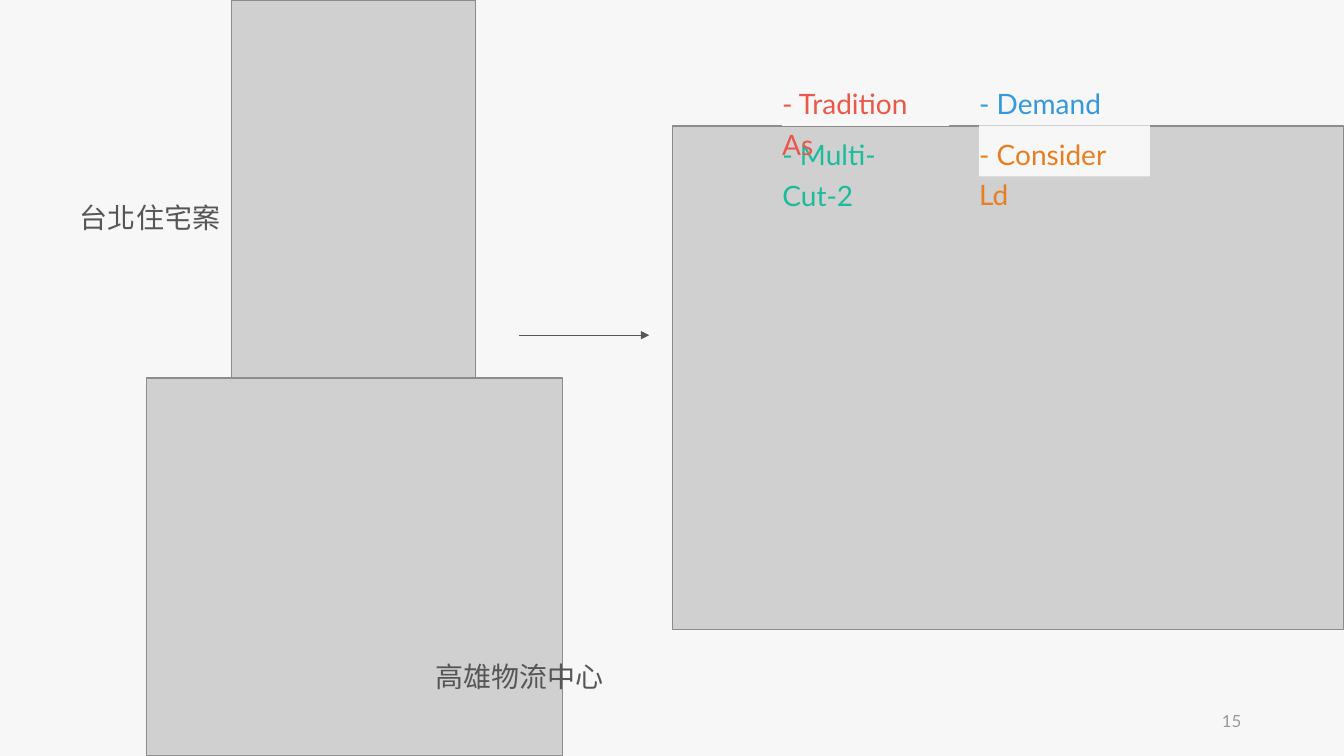
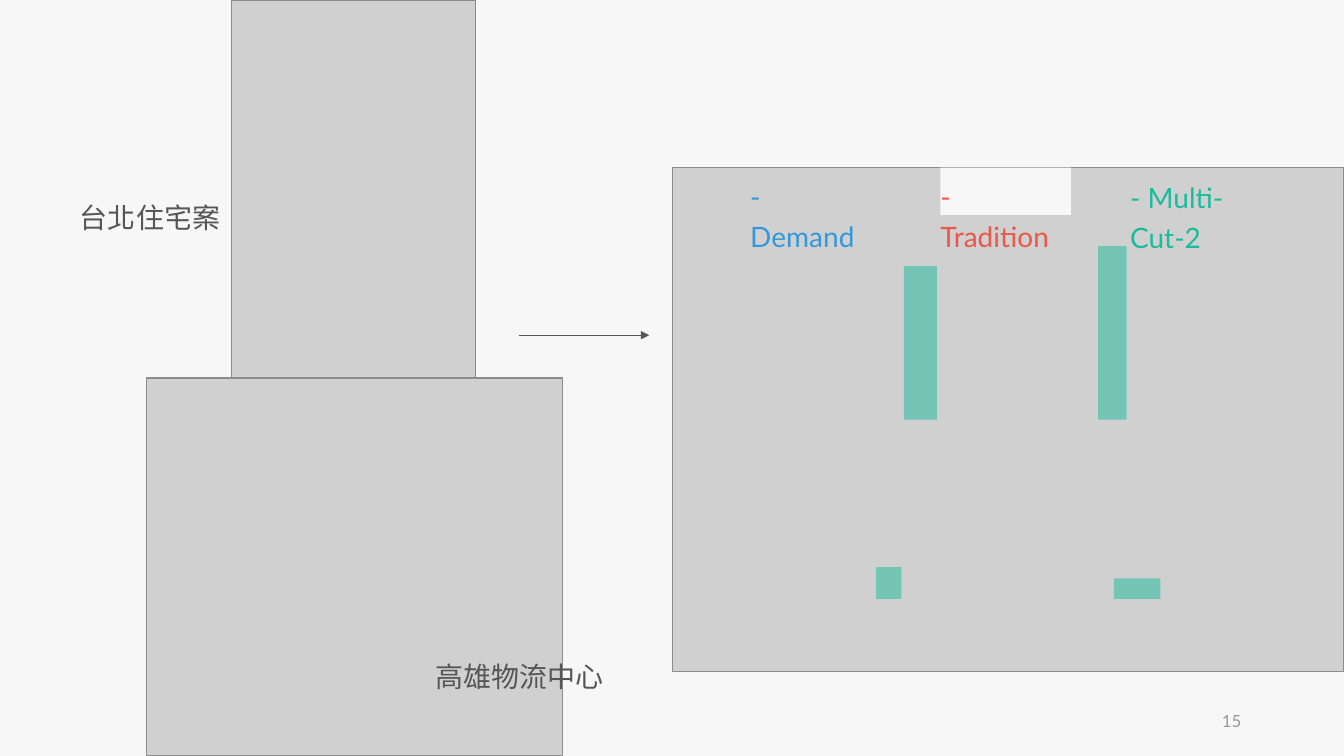
Before and after one commit to skyran1278/thesis, a slide deck: slide 15 of Meeting/20190523 Seminar/20190523 Seminar.pptx. Drawn at 1344x756 pixels with LibreOffice and Linux fonts; fonts in the diff are those of the drawing; grey boxes stand for pictures. Boxes give left, top, right and bottom in pixels: in the first picture for what was removed or moved away, otherwise in the second. Text is boxed around its words. In the diff, an @@ line names an element or a change of style, - is before the commit and + after.

```diff
--- a/Meeting/20190523 Seminar/20190523 Seminar.pptx
+++ b/Meeting/20190523 Seminar/20190523 Seminar.pptx
@@ rectangle removed at (x1=979, y1=125, x2=1149, y2=175) @@
-- Consider Ld
@@ picture moved from (x1=673, y1=126, x2=1344, y2=630) to (x1=673, y1=167, x2=1344, y2=671) @@
@@ rectangle "- Tradition" resized from (x1=782, y1=76, x2=950, y2=126) to (x1=941, y1=167, x2=1071, y2=215) @@
@@ text "- Multi-Cut-2" rewrapped from (x1=782, y1=141, x2=876, y2=206) to (x1=1130, y1=187, x2=1224, y2=248) @@
@@ text at (x1=750, y1=226, x2=854, y2=247): text changed @@
-- Demand As
+- Demand
@@ text in rectangle at (x1=940, y1=226, x2=1049, y2=247): text changed @@
-- Tradition As
+- Tradition
@@ rectangle added at (x1=904, y1=266, x2=938, y2=419), fill #1ABC9C at 50% opacity @@
@@ rectangle added at (x1=1099, y1=246, x2=1127, y2=419), fill #1ABC9C at 50% opacity @@
@@ rectangle added at (x1=876, y1=568, x2=901, y2=599), fill #1ABC9C at 50% opacity @@
@@ rectangle added at (x1=1114, y1=579, x2=1160, y2=599), fill #1ABC9C at 50% opacity @@
```
Also in this commit, not shown: 18 other slides changed, 6 slides added, 3 slides removed.
